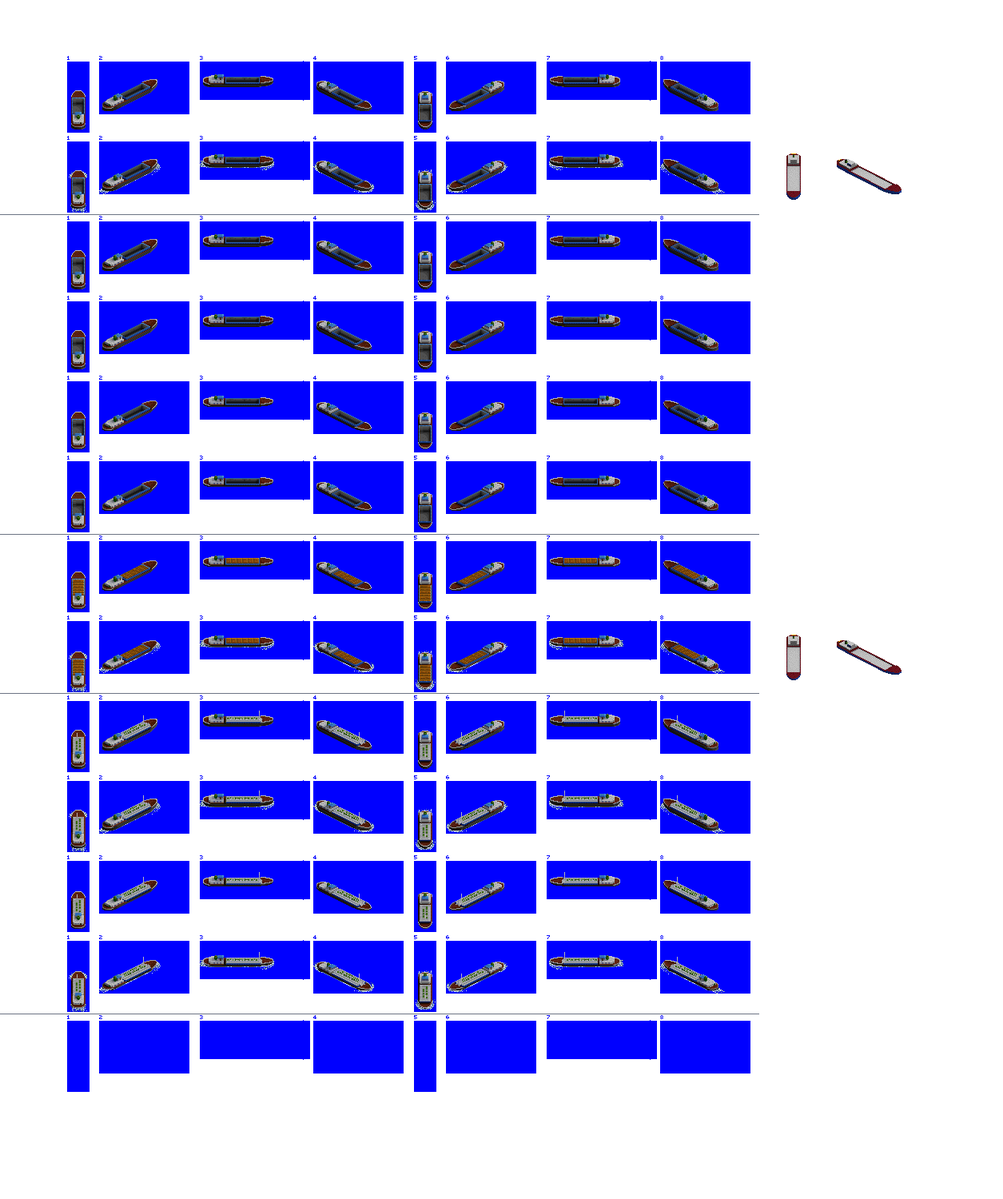
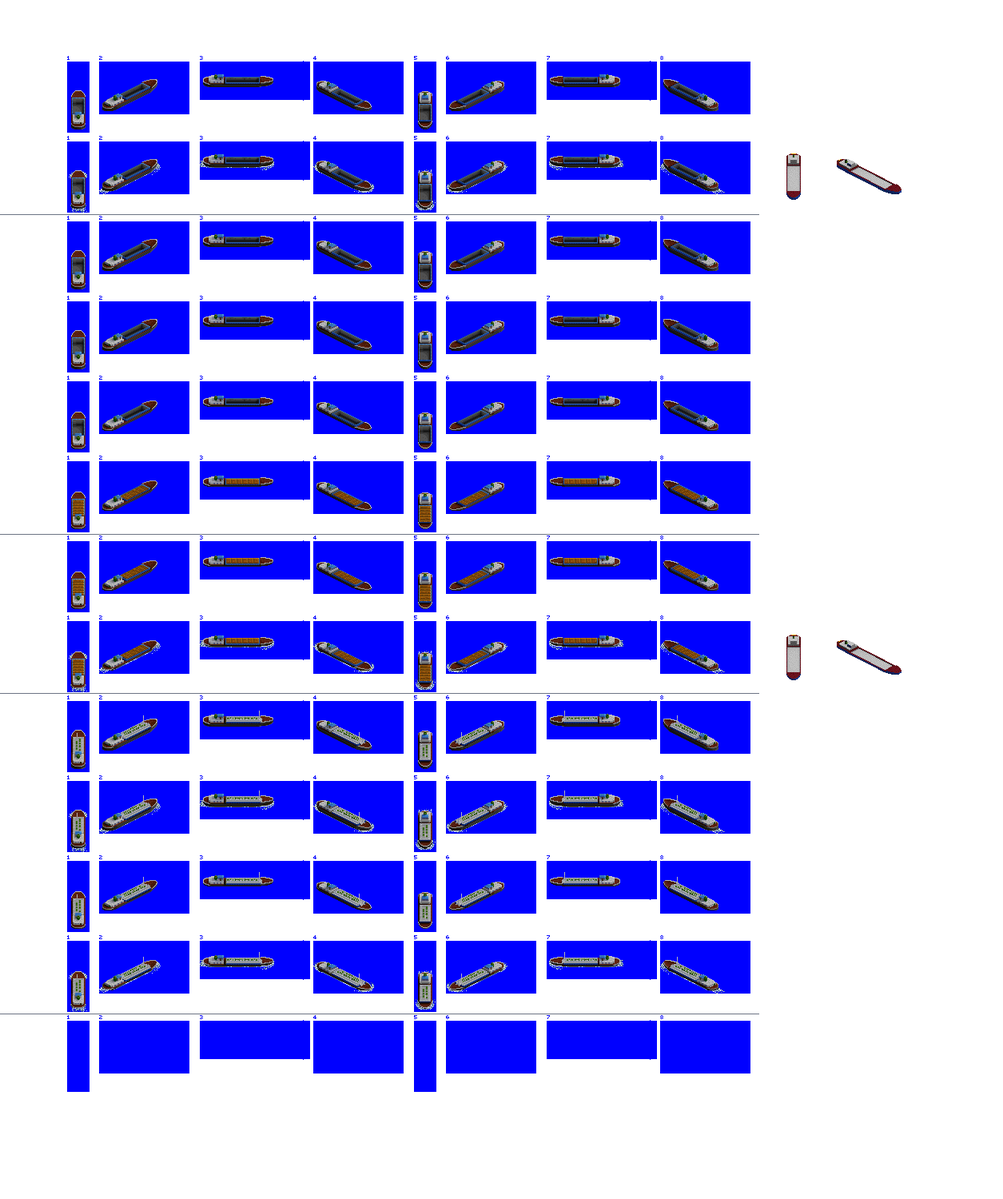
Two versions of the same layered image (1003x1199). Layer-by-layer changes:
painted on "Hatch Overlays" over [72, 478, 701, 523]
